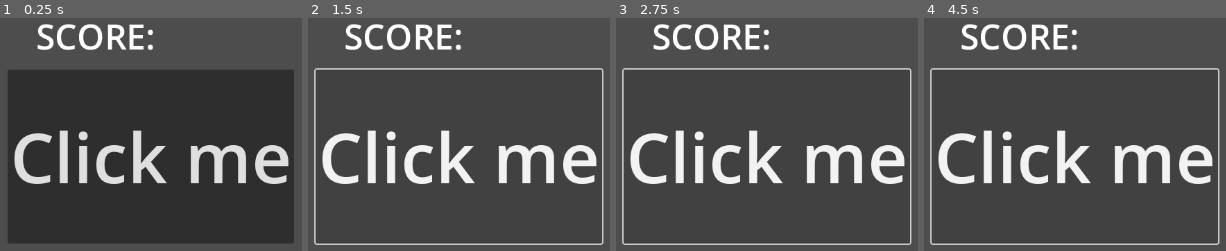
Above: before the commit, frames 1-4 (left to right).
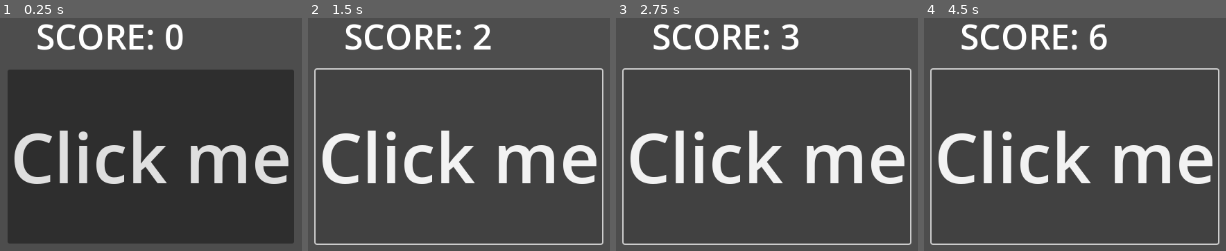
Above: after the commit, the same moments.

Repository: CD1FOX/ClickTheButtonGame
Game: Godot game, scene res://main.tscn
Two runs of this game, one before a commit and one after it. Both use one fixed random seed, a clock stepped at 60 frames per second and the inputs below.
Inputs:
- Up to frame 1 (0.25 s): no input
- Up to frame 2 (1.5 s): click "Click me" at 0.5 s; click "Click me" at 1.25 s
- Up to frame 3 (2.75 s): click "Click me" at 2 s
- Up to frame 4 (4.5 s): tap Enter at 2.75, 4.25 s; tap Space at 3.5 s

The runs differ from the first frame. In frame 1, 0.4% of the frame differs, in the area x 54-61%, y 2-14%; in frame 2, 0.3%; in frame 3, 0.3%; in frame 4, 0.4%.

Commit message:
Update
Added:
- Increase score when button clicked

Diff:
--- /dev/null
+++ b/main.gd
@@ -0,0 +1,10 @@
+extends Node2D
+
+#add a variable to count the clicks
+var clickCount = 0
+
+func _process(_delta: float) -> void:
+	$Label.text = "Score: " + str(clickCount)
+
+func _on_button_pressed() -> void:
+	clickCount += 1
--- a/main.tscn
+++ b/main.tscn
@@ -1,6 +1,9 @@
-[gd_scene format=3 uid="uid://bkno4rn1e78d2"]
+[gd_scene load_steps=2 format=3 uid="uid://bkno4rn1e78d2"]
+
+[ext_resource type="Script" uid="uid://ckqmbtus0thuu" path="res://main.gd" id="1_ig7tw"]
 
 [node name="Main" type="Node2D"]
+script = ExtResource("1_ig7tw")
 
 [node name="Button" type="Button" parent="."]
 offset_left = 357.0
@@ -20,3 +23,5 @@
 horizontal_alignment = 1
 vertical_alignment = 1
 uppercase = true
+
+[connection signal="pressed" from="Button" to="." method="_on_button_pressed"]
Not shown, added: main.gd.uid
